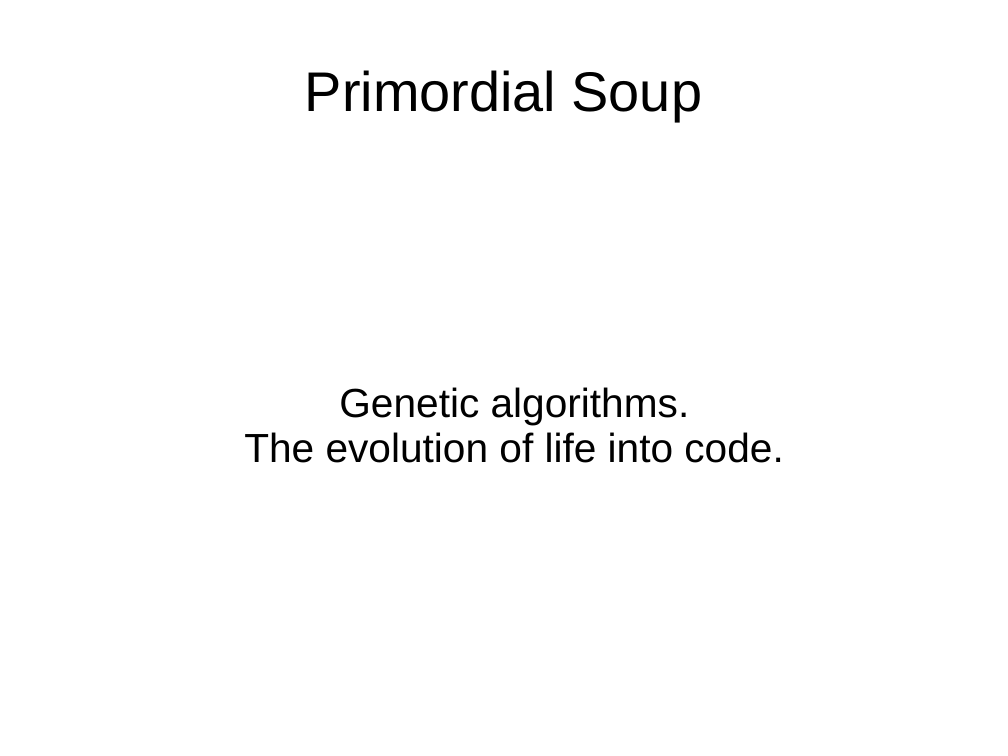
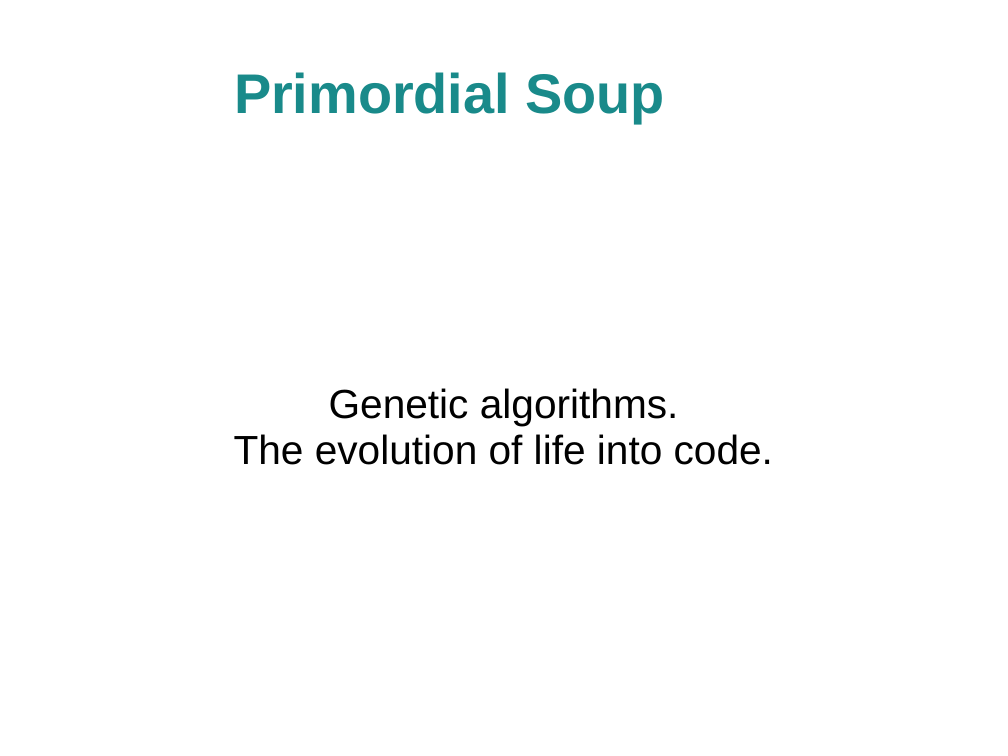
Before and after one commit to craignicol/geneticalgorithmtemplates, a slide deck: slide 1 of talks-and-presentations/techmeetup-glasgow-20090701/GeneticAlgorithms.ppt. Drawn at 1008x756 pixels with LibreOffice and Linux fonts; fonts in the diff are those of the drawing; background and template pictures are left out. Boxes give left, top, right and bottom in pixels: in the first picture for what was removed or moved away, otherwise in the second. Text is boxed around its words. In the diff, an @@ line names an element or a change of style, - is before the commit and + after.

Commit message:
Added nice formatting to presentation

```diff
--- a/talks-and-presentations/techmeetup-glasgow-20090701/GeneticAlgorithms.ppt
+++ b/talks-and-presentations/techmeetup-glasgow-20090701/GeneticAlgorithms.ppt
@@ title "Primordial Soup": place and size @@
-title "Primordial Soup" at [305, 70, 702, 121]
+title "Primordial Soup" at [234, 72, 664, 123]
@@ title "Primordial Soup" at [234, 72, 664, 123]: text colour #000000 to #198A8A, bold on @@
@@ subtitle "Genetic algorithms." at [234, 388, 773, 465]: list level 2 to 1 in "Genetic algorithms."; list level 2 to 1 in "The evolution of life into ..." @@
```
Also in this commit, not shown: 13 other slides changed, 1 other file.
